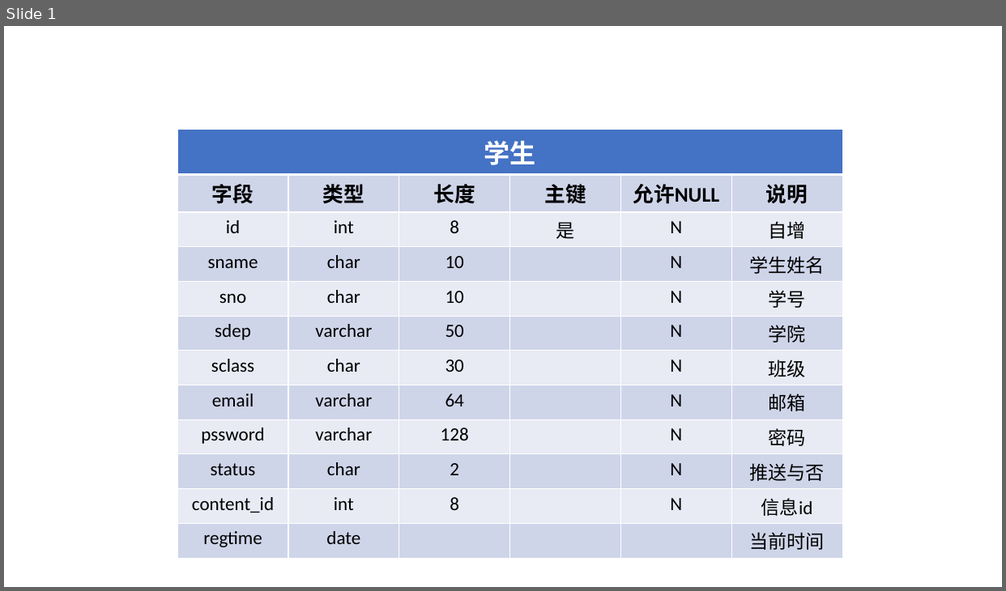
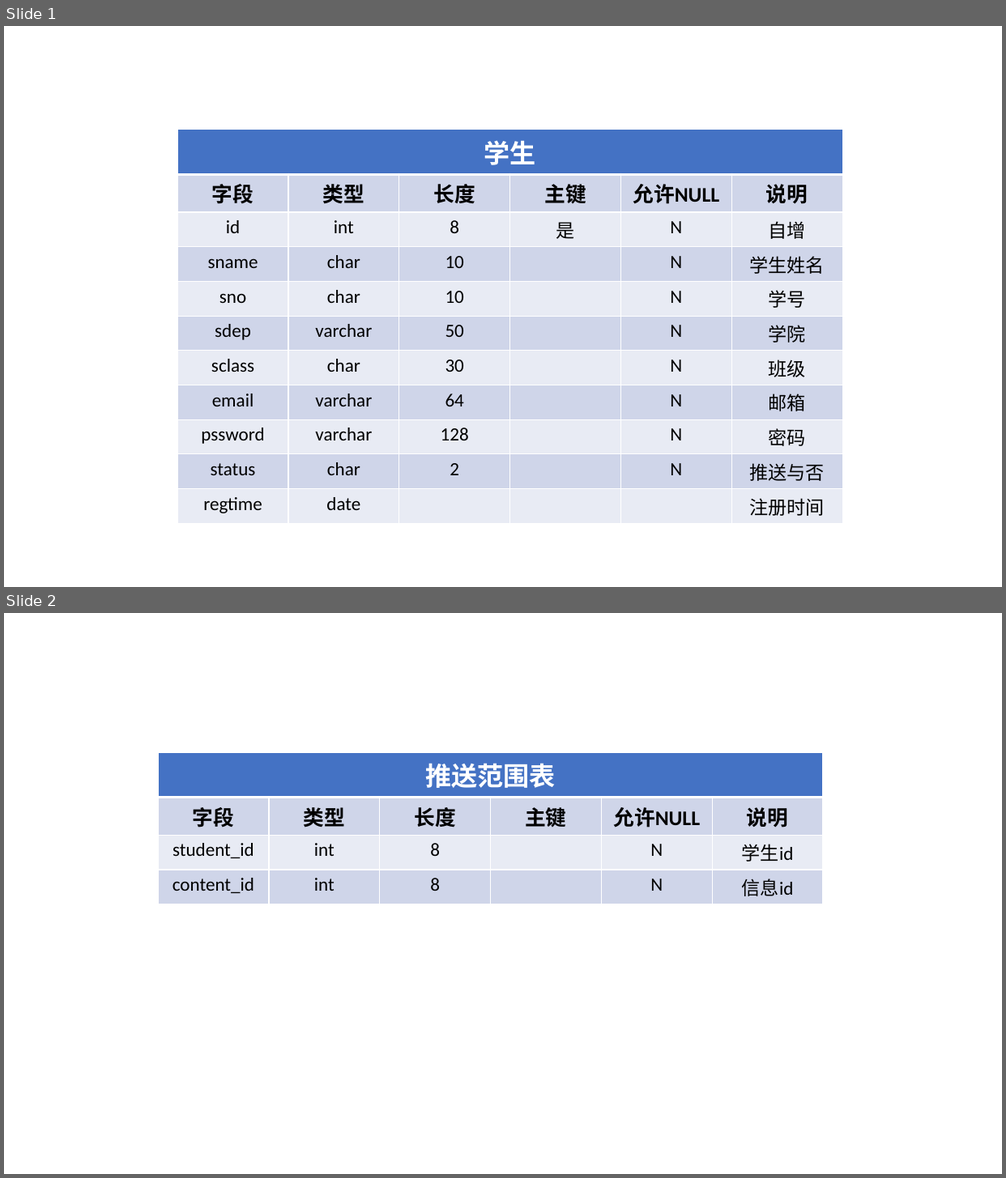
Before and after one commit to zeweidan/chicken_group_project, a slide deck: db/数据表.pptx. Shown one above the other, each under a label of ours: slide 1 before the commit, slides 1 and 2 after it. The pictures are 1006x591 and 1006x1178 pixels, drawn with LibreOffice and Linux fonts; fonts in the diff are those of the drawing. Boxes give left, top, right and bottom in pixels: in the first picture for what was removed or moved away, otherwise in the second. Text is boxed around its words. In the diff, an @@ line names an element or a change of style, - is before the commit and + after.

```diff
--- a/db/数据表.pptx
+++ b/db/数据表.pptx
@@ slide 2 added at bbox=[4, 613, 1002, 1174], background #FFFFFF @@
@@ table added at bbox=[158, 752, 823, 900], 4 rows, 6 columns @@
+推送范围表 |  |  |  |  | 
+字段 | 类型 | 长度 | 主键 | 允许NULL | 说明
+student_id | int | 8 |  | N | 学生id
+content_id | int | 8 |  | N | 信息id
@@ slide 1 changed as well @@
@@ table at bbox=[177, 130, 842, 519] @@
-row 11: content_id | int | 8 |  | N | 信息id
-row 12: regtime | date |  |  |  | 当前时间
+row 11: regtime | date |  |  |  | 注册时间
```
Also in this commit, not shown: 1 other slide changed, 1 other slide added, 1 other file.
